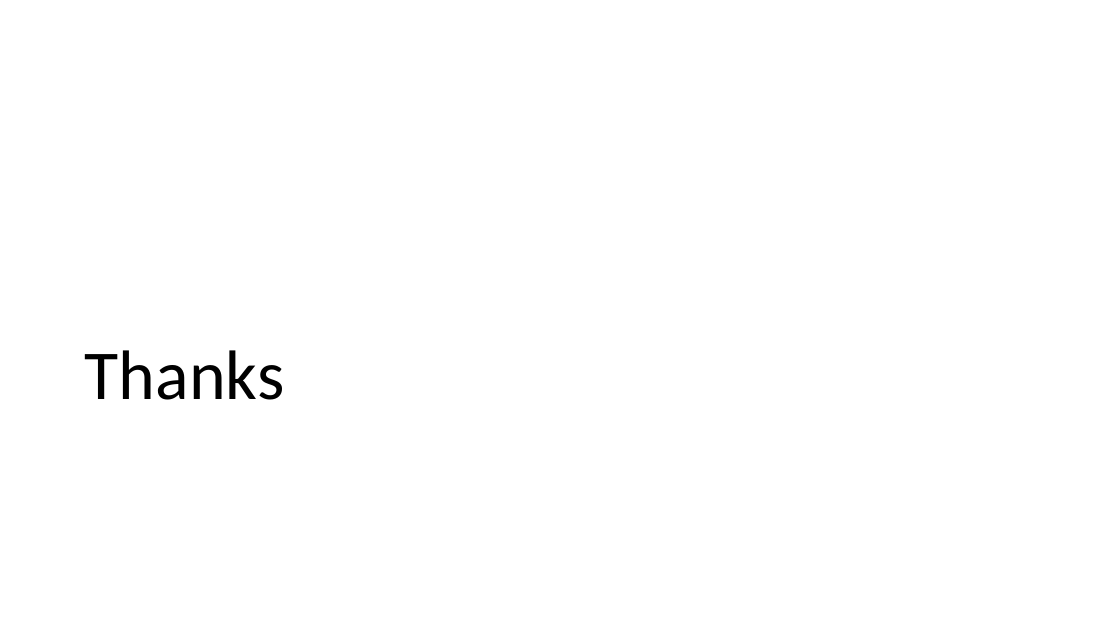
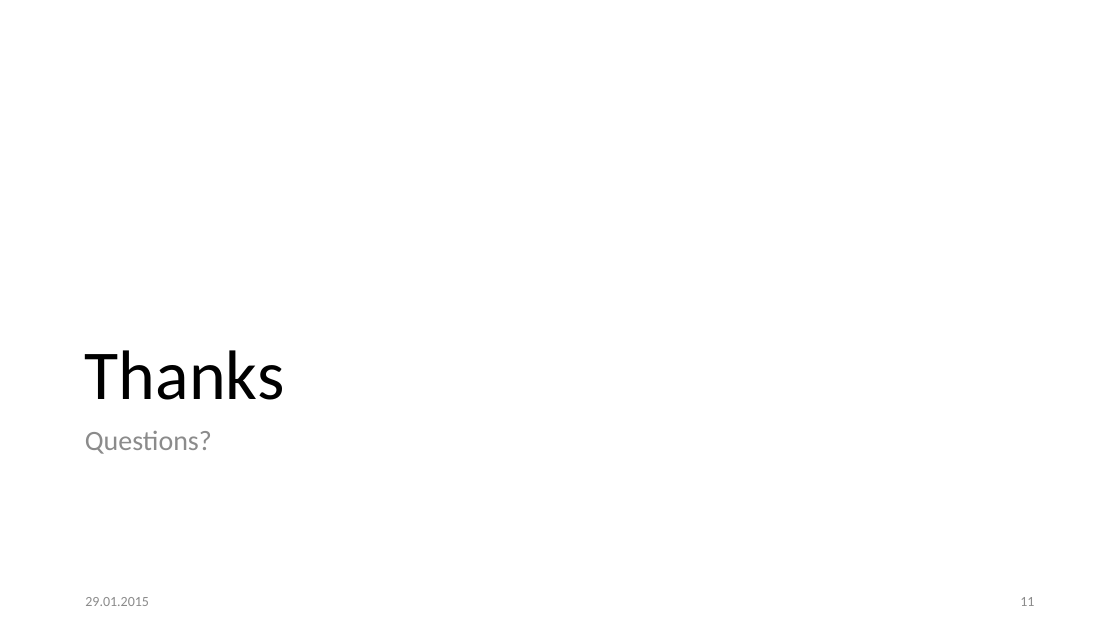
Before and after one commit to bernhardmgruber/philosophywiki, a slide deck: slide 11 of doc/presentation/Presentation.pptx. Drawn at 1120x630 pixels with LibreOffice and Linux fonts; fonts in the diff are those of the drawing. Boxes give left, top, right and bottom in pixels: in the first picture for what was removed or moved away, otherwise in the second. Text is boxed around its words. In the diff, an @@ line names an element or a change of style, - is before the commit and + after.

```diff
--- a/doc/presentation/Presentation.pptx
+++ b/doc/presentation/Presentation.pptx
@@ text added at <box>85,431,212,454</box>, 24 pt, text #8C8C8C @@
+Questions?
@@ text added at <box>85,597,149,606</box>, 12 pt, text #8C8C8C @@
+29.01.2015
@@ page number added at <box>1020,597,1034,606</box>, 12 pt, text #8C8C8C @@
+11
```
Also in this commit, not shown: 9 other slides changed, 3 other files.
